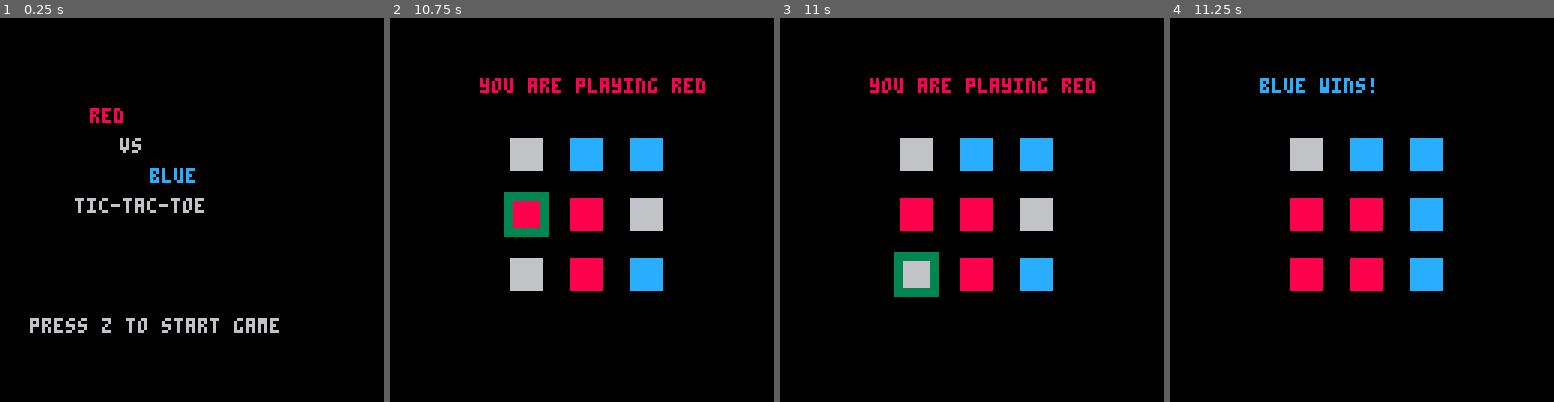
Above: before the commit, frames 1-4 (left to right).
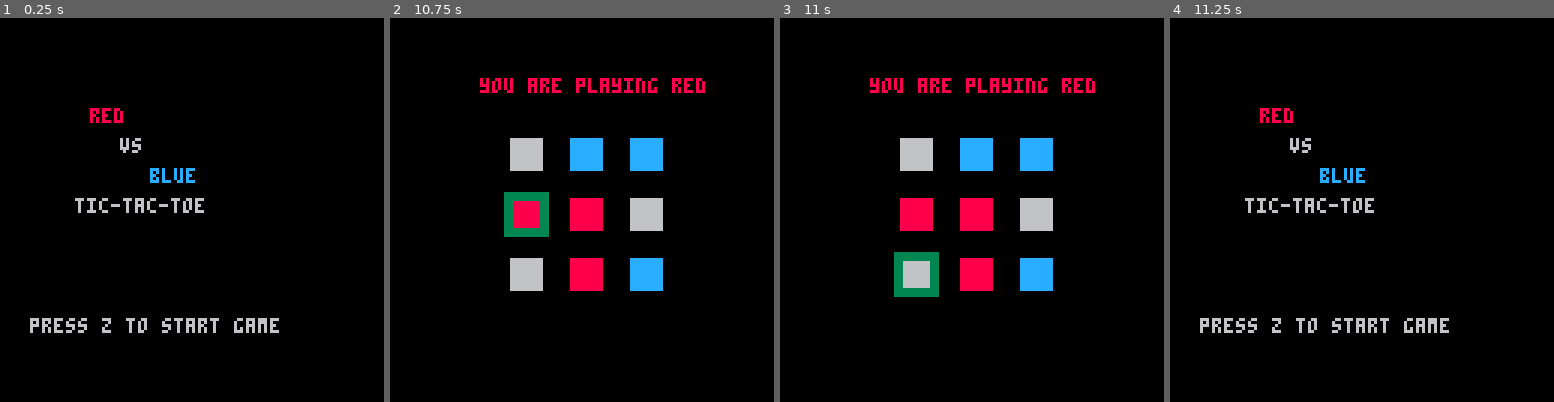
Above: after the commit, the same moments.

Repository: shinkarom/p8-ttt
Game: PICO-8 cartridge ttt.p8
Same seed, same stepped clock (60 frames per second), same inputs: the game is played once before the commit and once after it.
Inputs:
- Up to frame 1 (0.25 s): no input
- Up to frame 2 (10.75 s): tap O (Z key) at 0.33, 0.7, 1.43, 2.22, 3.1, 3.98, 4.87, 5.75, 6.63, 7.52, 8.4, 9.28, 10.17 s; tap X (X key) at 1.07, 2.07, 2.4, 2.73, 3.07, 3.4, 3.73, 4.07, 4.4, 4.73, 5.07, 5.4, 5.73, 6.07, 6.4, 6.73, 7.07, 7.4, 7.73, 8.07, 8.4, 8.73, 9.07, 9.4, 9.73, 10.07, 10.4, 10.73 s; hold Left 1.97-2.37 s; hold Down 2.42-2.82 s; hold Right 2.87-3.53 s; hold Up 3.58-4.08 s; hold Right 4.13-4.53 s; hold Down 4.58-5.08 s; hold Left 5.13-5.8 s; hold Up 5.85-6.18 s; hold Left 6.23-6.63 s; hold Down 6.68-7.08 s; hold Right 7.13-7.8 s; hold Up 7.85-8.35 s; hold Right 8.4-8.8 s; hold Down 8.85-9.35 s; hold Left 9.4-10.07 s; hold Up 10.12-10.45 s; hold Left from 10.5 s (still down)
- Up to frame 3 (11 s): release Left at 10.9 s; hold Down from 10.95 s (still down)
- Up to frame 4 (11.25 s): keep holding Down; tap O (Z key) at 11.05 s; tap X (X key) at 11.07 s

Frames 1-3 are identical in both runs. In frame 4, 8.6% of the frame differs, in the area x 7-73%, y 15-83%.

Commit message:
Starting new games after the end of the current game

Diff:
--- a/ttt.p8
+++ b/ttt.p8
@@ -59,6 +59,12 @@
     make_move(xy(cursor_x, cursor_y))
    end
   end
+ else
+  if btnp(❎) then
+   menu_init()
+  elseif btnp(🅾️) then
+   game_init()
+  end
  end
 end
 
@@ -105,6 +111,12 @@
  elseif winner==blue_player then
   print("blue wins!",30,20,blue_color)
  end
+end
+
+function draw_newgameprompt()
+ print("press x to go to",20,100,5)
+ print("the main menu",20,110,5)
+ print("or z to start a new game",20,120,5)
 end
 
 function draw_cursor()
@@ -138,6 +150,7 @@
   draw_player()
  else
   draw_winner()
+  draw_newgameprompt()
  end
 
 end
